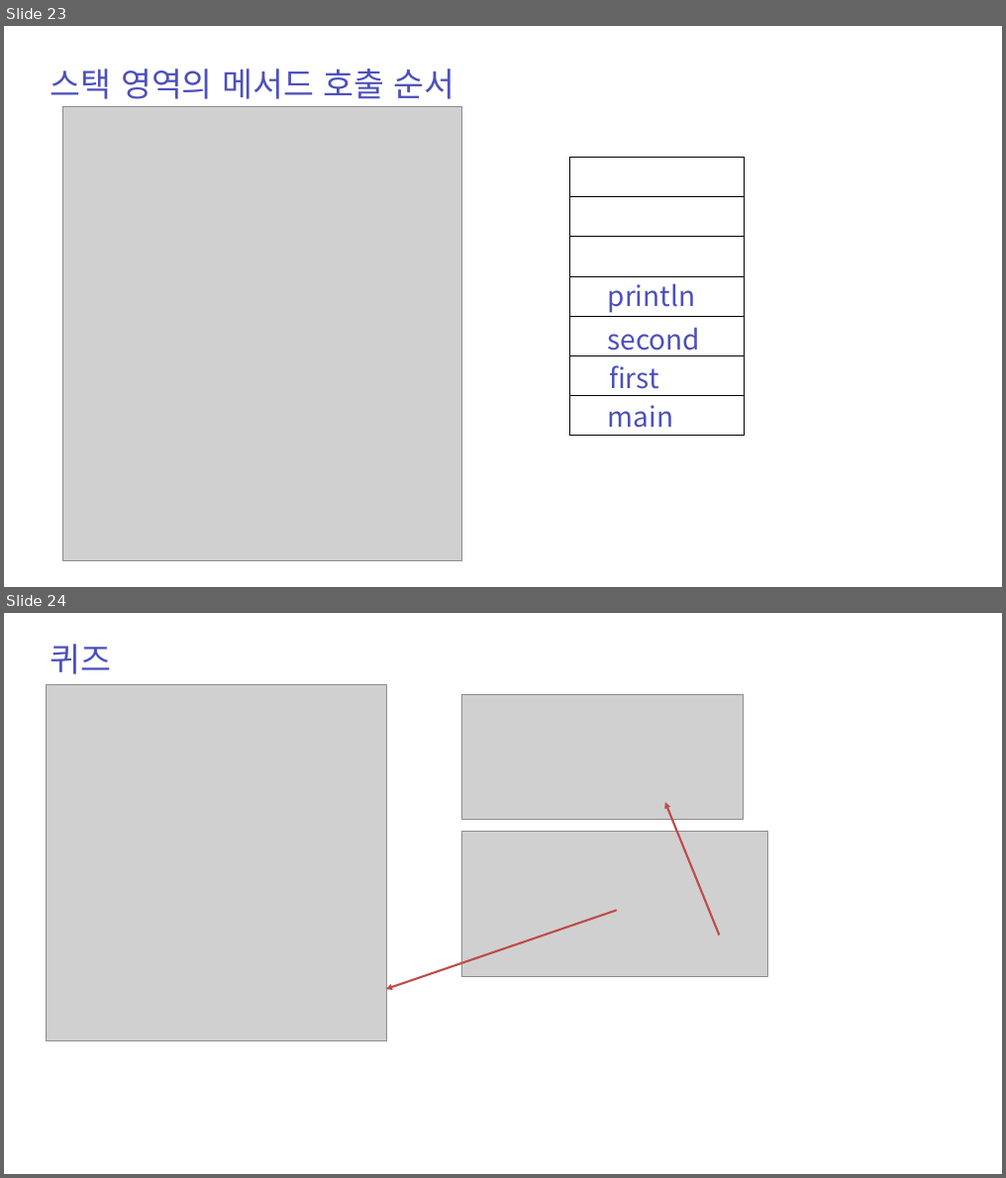
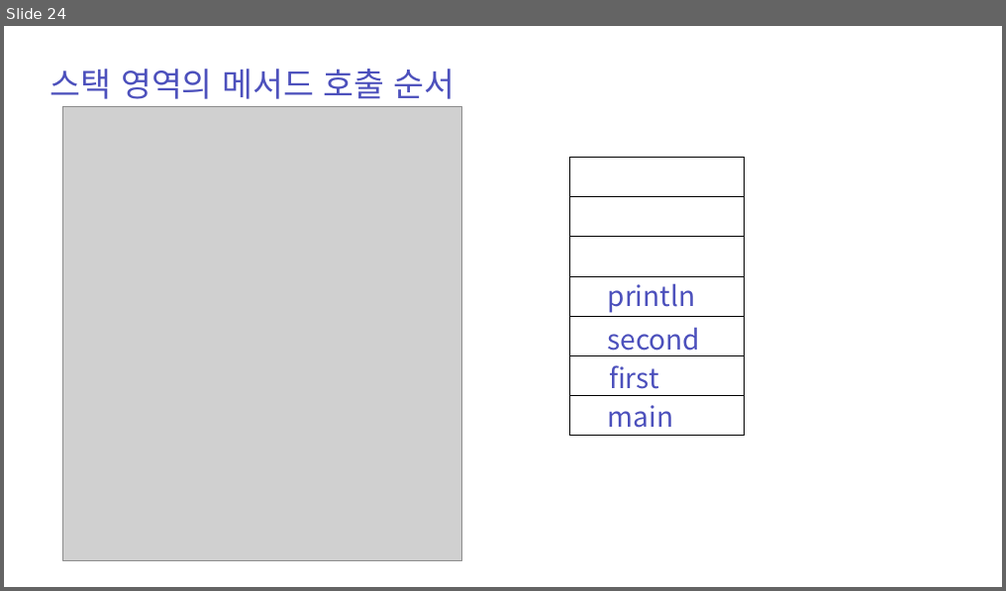
Before and after one commit to zest132/JavaLecture, a slide deck: JavaLecture/LectureFile/java 7강.pptx. Shown one above the other, each under a label of ours: slides 23 and 24 before the commit, slide 24 after it. The pictures are 1006x1178 and 1006x591 pixels, drawn with LibreOffice and Linux fonts; fonts in the diff are those of the drawing; grey boxes stand for pictures. Boxes give left, top, right and bottom in pixels: in the first picture for what was removed or moved away, otherwise in the second. Text is boxed around its words. In the diff, an @@ line names an element or a change of style, - is before the commit and + after.

```diff
--- a/JavaLecture/LectureFile/java 7강.pptx
+++ b/JavaLecture/LectureFile/java 7강.pptx
@@ slide 24 removed at (4,613,1002,1174), background #FFFFFF @@
@@ text removed at (51,644,112,674) @@
-퀴즈
@@ picture removed at (46,685,386,1042) @@
@@ picture removed at (461,694,743,819) @@
@@ arrow removed from (719, 936) to (665, 802) @@
@@ picture removed at (461,832,768,977) @@
@@ arrow removed from (617, 910) to (386, 989) @@
@@ what was slide 23 is now slide 24 @@
```
Also in this commit, not shown: 5 slides changed, 3 slides added, 1 other slide removed, 5 other files.
